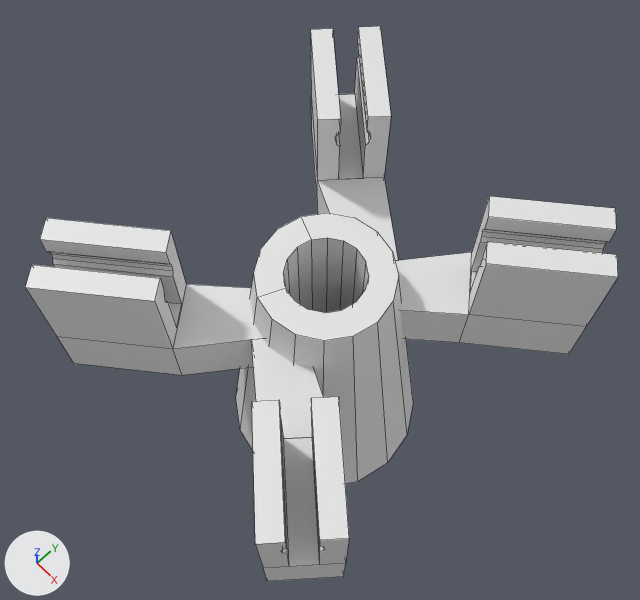
The Blender file blender3d/biquad_jig.blend: old version first, new version second.
Before and after are seen from a 50 mm camera at (12.4, -12.0, 31.4) aimed at (-3.7, 3.2, -12.8). Every picture has the same lights, and +X, +Y and +Z are marked at lower left. Mesh edges are drawn as thin lines.

The older version as bpy lines, for what is in view:
```python
me_cube_004 = bpy.data.meshes.new('Cube.004')
me_cube_004.from_pydata(...)  # 44 vertices, 28 faces; spans x -1.0..2.79, y -1.56..1.77, z -6.0..1.47
# before: 24 (-1.0, -0.71, -0.29), 28 (-1.0, -0.71, 0.29), 32 (-1.0, 0.71, -0.29) at pixel (359, 54), 33 (-1.0, 0.71, 0.29), 36 (1.0, 0.71, -0.29) at pixel (368, 142)
# before: 38 (1.0, 0.71, 0.29) at pixel (369, 134), 40 (1.0, -0.71, -0.29) at pixel (336, 144), 43 (1.0, -0.71, 0.29) at pixel (336, 135)
me_cylinder_004 = bpy.data.meshes.new('Cylinder.004')
me_cylinder_004.from_pydata(...)  # 96 vertices, 54 faces; spans x -2.9..2.9, y -2.9..2.9, z -12.6..7.0
ob_cube_004 = bpy.data.objects.new('Cube.004', me_cube_004)
ob_cube_004.location = (-5.66, 6.77, 0.0)
ob_cube_004.rotation_euler = (0.0, 0.0, -0.697)  # degrees (0, 0, -40)
ob_cube_004.scale = (2.5, 1.0, 1.0)
ob_cube_006 = bpy.data.objects.new('Cube.006', me_cube_004)
ob_cube_006.location = (-5.67, -6.7, 0.0)
ob_cube_006.rotation_euler = (0.0, 0.0, 0.696)  # degrees (0, 0, 40)
ob_cube_006.scale = (2.5, 1.0, 1.0)
ob_cube_007 = bpy.data.objects.new('Cube.007', me_cube_004)
ob_cube_007.location = (5.66, -6.71, 0.0)
ob_cube_007.rotation_euler = (0.0, 0.0, -3.839)  # degrees (0, 0, -220)
ob_cube_007.scale = (2.5, 1.0, 1.0)
ob_cube_008 = bpy.data.objects.new('Cube.008', me_cube_004)
ob_cube_008.location = (5.67, 6.77, 0.0)
ob_cube_008.rotation_euler = (0.0, 0.0, -2.445)  # degrees (0, 0, -140)
ob_cube_008.scale = (2.5, 1.0, 1.0)
ob_cylinder_004 = bpy.data.objects.new('Cylinder.004', me_cylinder_004)
ob_cylinder_004.location = (0.0, 0.0, -7.74)
ob_cylinder_004.scale = (1.7, 1.7, 1.0)
```
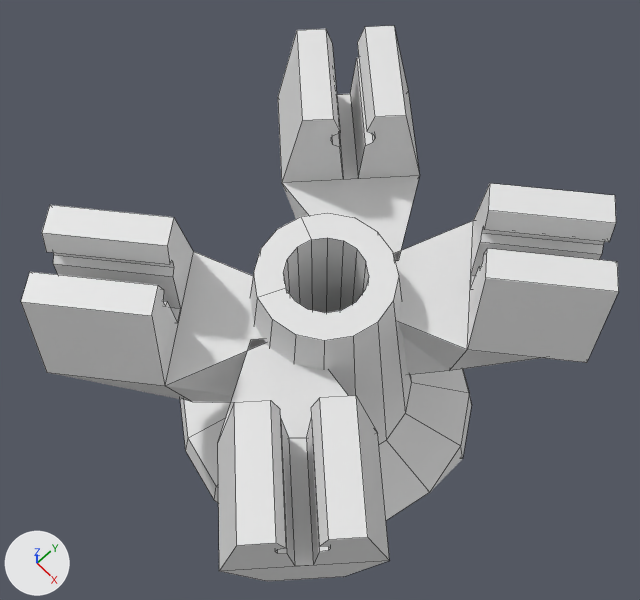
Where the change shows, as pixel boxes (x1, y1, x2, y2) in the pictures (640 x 600 px; the box of a moved part takes in the faces that stretch with it):
'Cylinder.004', reshaped (65% wider, 13% taller): before (236, 213, 413, 484); after (180, 213, 472, 520)
'Cube.006', reshaped (26% taller): before (25, 218, 263, 375); after (21, 205, 266, 403)
'Cube.008', reshaped (21% taller): before (395, 196, 618, 354); after (394, 183, 619, 375)
'Cube.007', reshaped (75% wider): before (251, 339, 349, 581); after (218, 339, 390, 581)
'Cube.004', reshaped: before (310, 26, 398, 261); after (278, 26, 420, 261)
part 1 of me_cube_004, moved or reshaped: before (25, 26, 618, 581); after (21, 26, 619, 581)
part 2 of me_cylinder_004, built on: before (236, 273, 413, 484); after (180, 273, 472, 520)

The change, as a list of edits to the scene's bpy script:
```text
Change me_cube_004:
    where me_cube_004.from_pydata(...)  # 44 vertices, 28 faces; spans x -1.0..2.79, y -1.56..1.77, z -6.0..1.47
    used by ob_cube_004; location = (-5.66, 6.77, 0.0); rotation_euler = (0.0, 0.0, -0.697), in degrees (0, 0, -40); scale = (2.5, 1.0, 1.0)
    me_cube_004 part 1
    add for i in [24, 28, 40, 43]: me_cube_004.vertices[i].co += Vector((0.0, -0.18, 0.0))
    add for i in [32, 33, 36, 38]: me_cube_004.vertices[i].co += Vector((0.0, 0.18, 0.0))
    me_cube_004.vertices[1].co: (-1.0, -1.56, 1.47) -> (-1.0, -2.18, 1.47)  # pixel (310, 29) -> pixel (296, 30)
    me_cube_004.vertices[3].co: (-1.0, 1.56, 1.47) -> (-1.0, 2.18, 1.47)  # pixel (380, 26) -> pixel (394, 25)
    me_cube_004.vertices[4].co: (1.0, -1.56, -6.0) -> (1.0, -1.56, -9.43)  # pixel (317, 214) -> not seen
    me_cube_004.vertices[5].co: (1.0, -1.56, 1.47) -> (1.0, -2.18, 1.47)  # pixel (317, 119) -> pixel (302, 120)
    me_cube_004.vertices[6].co: (1.0, 1.56, -6.0) -> (1.0, 1.56, -9.43)
    me_cube_004.vertices[7].co: (1.0, 1.56, 1.47) -> (1.0, 2.18, 1.47)  # pixel (391, 116) -> pixel (405, 115)
    me_cube_004.vertices[8].co: (-1.0, -1.56, -3.03) -> (-1.0, -3.21, -3.03)  # pixel (311, 95) -> pixel (277, 97)
    me_cube_004.vertices[9].co: (-1.0, 1.56, -3.03) -> (-1.0, 3.21, -3.03)  # not seen -> pixel (408, 91)
    me_cube_004.vertices[10].co: (1.0, 1.56, -3.03) -> (1.0, 3.21, -3.03)  # pixel (384, 177) -> pixel (419, 175)
    me_cube_004.vertices[11].co: (1.0, -1.56, -3.03) -> (1.0, -3.21, -3.03)  # pixel (317, 180) -> pixel (281, 182)
    me_cube_004.vertices[13].co: (2.78, 1.77, -6.0) -> (2.78, 1.77, -11.42)
    me_cube_004.vertices[14].co: (2.79, -0.44, -6.0) -> (2.79, -0.44, -11.42)
    me_cube_004.vertices[16].co: (-1.0, 0.57, 1.47) -> (-1.0, 0.87, 1.47)  # pixel (358, 27) -> pixel (364, 26)
    me_cube_004.vertices[17].co: (-1.0, -0.57, 1.47) -> (-1.0, -0.87, 1.47)  # pixel (332, 28) -> pixel (325, 28)
    me_cube_004.vertices[18].co: (-1.0, -0.57, -3.01) -> (-1.0, -0.35, -3.01)  # not seen -> pixel (336, 94)
    me_cube_004.vertices[19].co: (-1.0, 0.57, -3.01) -> (-1.0, 0.35, -3.01)  # pixel (354, 93) -> pixel (350, 93)
    me_cube_004.vertices[20].co: (1.0, -0.57, 1.47) -> (1.0, -0.87, 1.47)  # pixel (340, 118) -> pixel (333, 118)
    me_cube_004.vertices[21].co: (1.0, 0.57, 1.47) -> (1.0, 0.87, 1.47)  # pixel (367, 117) -> pixel (374, 116)
    me_cube_004.vertices[22].co: (1.0, -0.57, -3.01) -> (1.0, -0.35, -3.01)  # pixel (338, 179) -> pixel (343, 179)
    me_cube_004.vertices[23].co: (1.0, 0.57, -3.01) -> (1.0, 0.35, -3.01)  # pixel (363, 178) -> pixel (358, 178)
    me_cube_004.vertices[25].co: (-1.0, -0.77, 0.0) -> (-1.0, -0.96, 0.0)
    me_cube_004.vertices[31].co: (-1.0, 0.77, 0.0) -> (-1.0, 0.96, 0.0)
    me_cube_004.vertices[37].co: (1.0, 0.77, 0.0) -> (1.0, 0.96, 0.0)  # pixel (370, 138) -> pixel (375, 138)
    me_cube_004.vertices[39].co: (1.0, -0.77, 0.0) -> (1.0, -0.96, 0.0)  # pixel (335, 140) -> pixel (330, 140)
Change me_cylinder_004:
    used by ob_cylinder_004; location = (0.0, 0.0, -7.74); scale = (1.7, 1.7, 1.0)
    remove me_cylinder_004.from_pydata(...)  # 96 vertices, 54 faces; spans x -2.9..2.9, y -2.9..2.9, z -12.6..7.0
    add me_cylinder_004.from_pydata(...)  # 128 vertices, 86 faces; spans x -4.7..4.6, y -4.8..4.8, z -24.2..7.0
    me_cylinder_004 part 2
    32 vertices are removed from x -1.7..1.7, y -1.7..1.7, z -12.6
    50 faces are deleted
    13 vertices move from x -2.9..2.7, y -2.9..2.9, z -7.7 to x -4.7..4.5, y -4.8..4.8, z -7.7
    32 vertices are added at x -4.5..4.6, y -4.6..4.6, z -5.9..-4.7
    16 new vertices lie (0.0, 0.0, -16.5) away from vertices in x -1.7..1.7, y -1.7..1.7, z -7.7
    16 new vertices lie (0.0, 0.0, -31.2) away from vertices in x -1.0..1.0, y -1.0..1.0, z 7.0
    82 new faces join them
```
